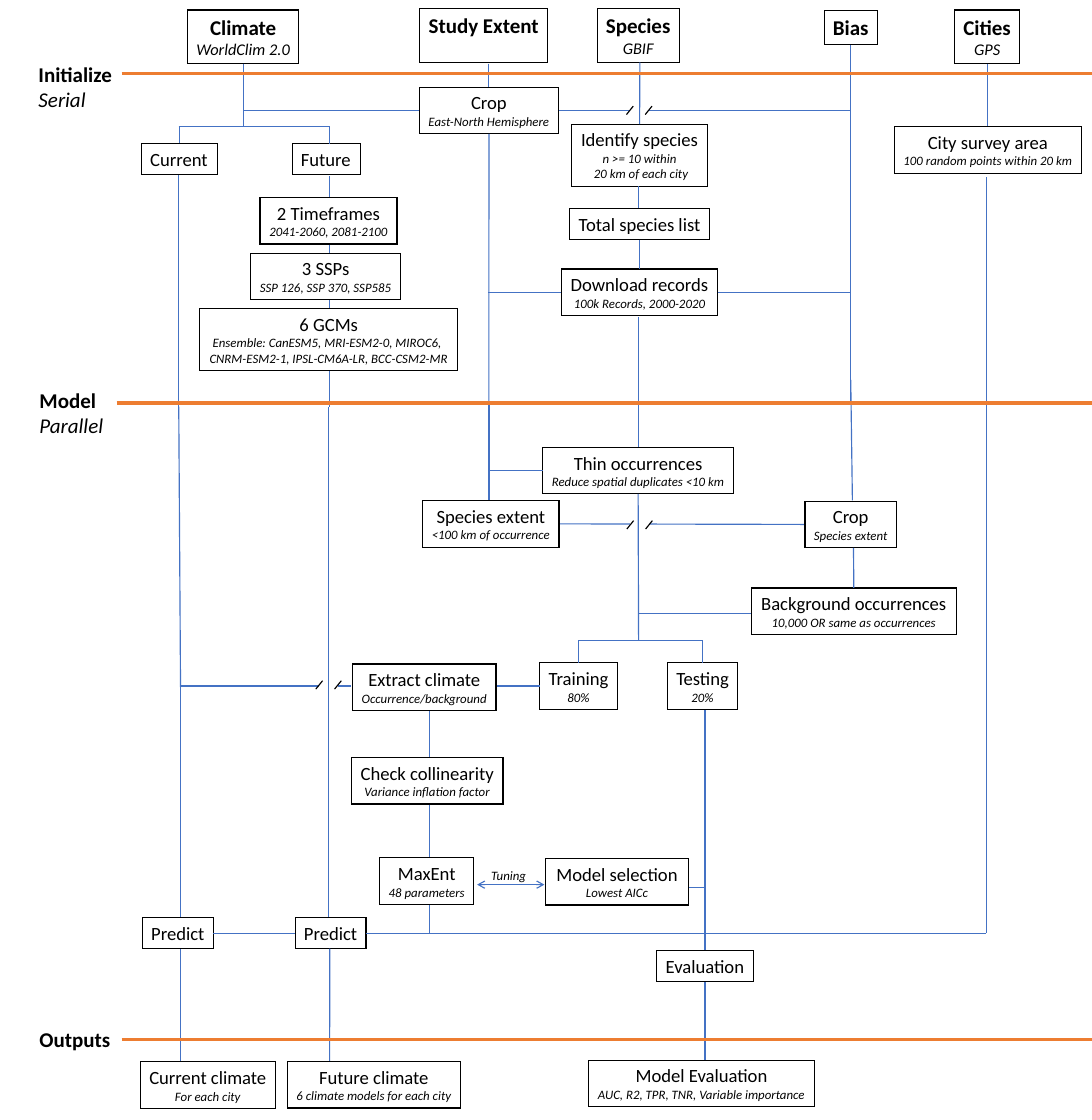
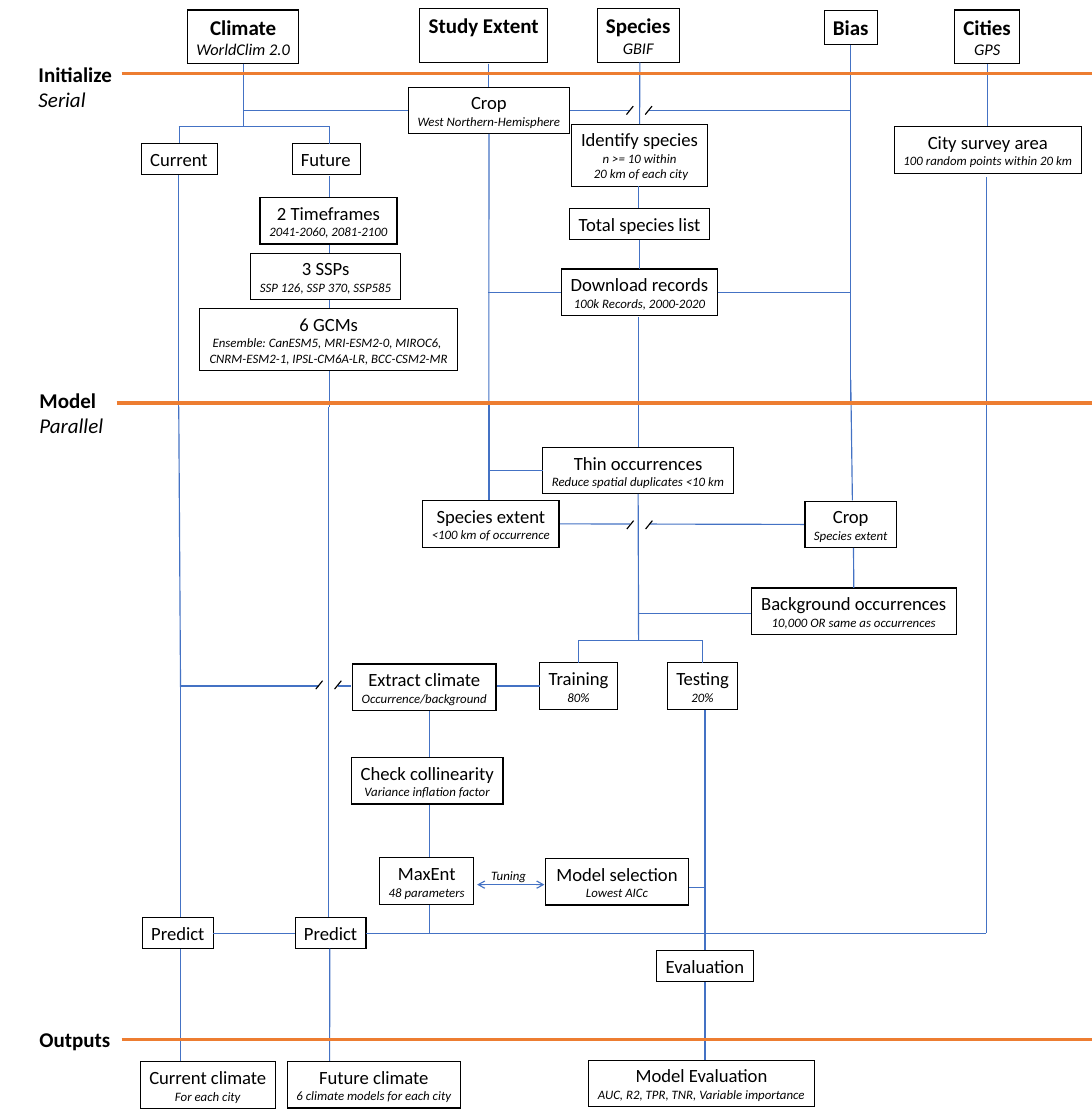
Before and after one commit to afilazzola/GreatUrbanShift, a slide deck: slide 2 of CodingWorkflow.pptx. Drawn at 1092x1120 pixels with LibreOffice and Linux fonts; fonts in the diff are those of the drawing. Boxes give left, top, right and bottom in pixels: in the first picture for what was removed or moved away, otherwise in the second. Text is boxed around its words. In the diff, an @@ line names an element or a change of style, - is before the commit and + after.

```diff
--- a/CodingWorkflow.pptx
+++ b/CodingWorkflow.pptx
@@ rectangle "Crop": place and size @@
-rectangle "Crop" at [419,87,559,134]
+rectangle "Crop" at [408,87,570,134]
@@ line moved from (243, 111) - (419, 111) to (243, 111) - (408, 111) @@
@@ text in rectangle at [418,117,560,128]: text changed @@
-East-North Hemisphere
+West Northern-Hemisphere
@@ line moved from (559, 111) - (851, 111) to (570, 111) - (851, 111) @@
```
Also in this commit, not shown: 3 other files.
